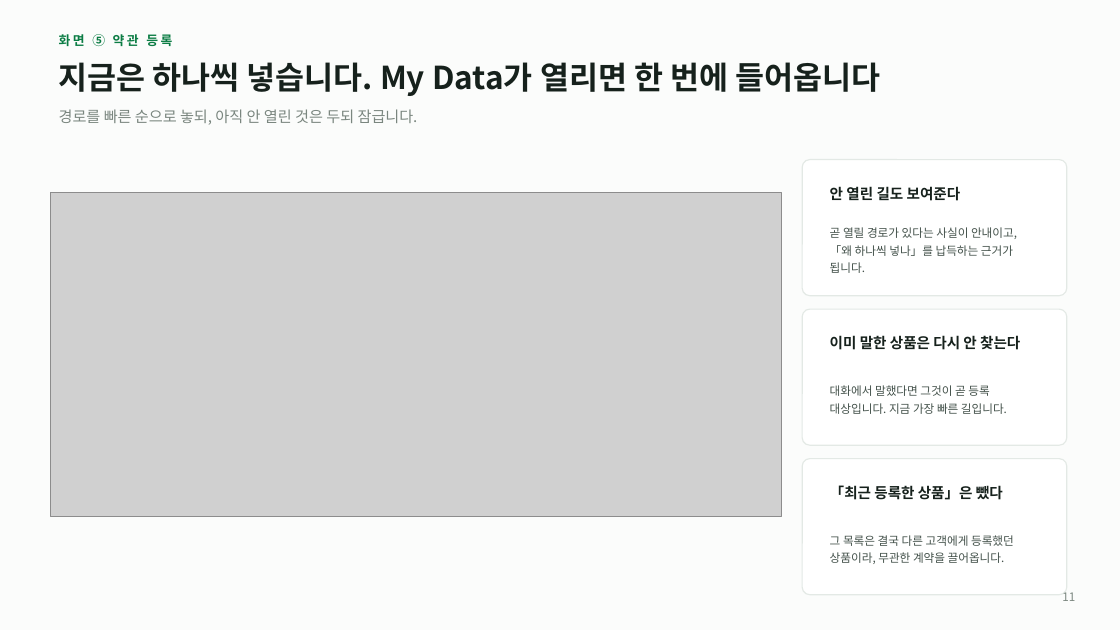
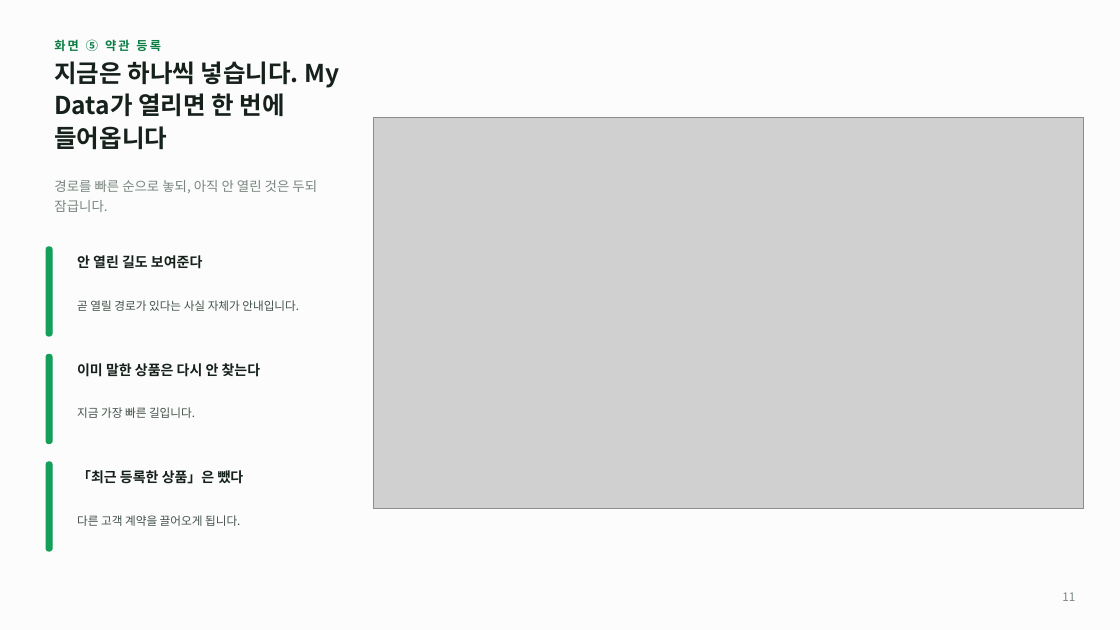
Before and after one commit to acathy870928-hash/chacha6377, a slide deck: slide 11 of docs/Insurance_AI_상담설계.pptx. Drawn at 1120x630 pixels with LibreOffice and Linux fonts; fonts in the diff are those of the drawing; grey boxes stand for pictures. Boxes give left, top, right and bottom in pixels: in the first picture for what was removed or moved away, otherwise in the second. Text is boxed around its words. In the diff, an @@ line names an element or a change of style, - is before the commit and + after.

```diff
--- a/docs/Insurance_AI_상담설계.pptx
+++ b/docs/Insurance_AI_상담설계.pptx
@@ text "지금은 하나씩 넣습니다. My Data가 ..." at (54,61,339,150): size 27 to 21 pt; line spacing 1 to 28pt @@
@@ text "화면 ⑤ 약관 등록" at (54,39,161,51): size 11 to 10.5 pt, letter spacing 2 to 1.8 pt @@
@@ picture added at (374,118,1084,508) @@
@@ text "경로를 빠른 순으로 놓되, 아직 ...": place and size @@
-text "경로를 빠른 순으로 놓되, 아직 ..." at (59,109,418,125)
+text "경로를 빠른 순으로 놓되, 아직 ..." at (54,180,317,212)
@@ text "경로를 빠른 순으로 놓되, 아직 ..." at (54,180,317,212): size 13 to 11.5 pt; line spacing 1 to 17pt @@
@@ rounded rectangle removed at (802,160,1067,296) @@
@@ picture removed at (50,192,781,517) @@
@@ text removed at (830,227,1017,273) @@
-곧 열릴 경로가 있다는 사실이 안내이고, 「왜 하나씩 넣나」를 납득하는 근거가 됩니다.
@@ rounded rectangle added at (46,247,52,336), fill #14A05A, outline #14A05A 1 pt @@
@@ text "안 열린 길도 보여준다": place and size @@
-text "안 열린 길도 보여준다" at (830,186,961,201)
+text "안 열린 길도 보여준다" at (77,255,202,269)
@@ text added at (77,300,299,311), 10 pt, text #44524B @@
+곧 열릴 경로가 있다는 사실 자체가 안내입니다.
@@ rounded rectangle removed at (802,309,1067,445) @@
@@ rounded rectangle added at (46,355,52,444), fill #14A05A, outline #14A05A 1 pt @@
@@ text "이미 말한 상품은 다시 안 ...": place and size @@
-text "이미 말한 상품은 다시 안 ..." at (830,335,1020,350)
+text "이미 말한 상품은 다시 안 ..." at (77,363,261,377)
@@ text removed at (830,385,1007,414) @@
-대화에서 말했다면 그것이 곧 등록 대상입니다. 지금 가장 빠른 길입니다.
@@ text added at (77,407,195,418), 10 pt, text #44524B @@
+지금 가장 빠른 길입니다.
@@ rounded rectangle added at (46,462,52,551), fill #14A05A, outline #14A05A 1 pt @@
@@ size 12.5 to 12 pt in 3 elements at (77,255,202,269), (77,363,261,377), (77,470,244,484) @@
@@ text "「최근 등록한 상품」은 뺐다": place and size @@
-text "「최근 등록한 상품」은 뺐다" at (830,485,1003,500)
+text "「최근 등록한 상품」은 뺐다" at (77,470,244,484)
@@ rounded rectangle removed at (802,459,1067,595) @@
@@ text added at (77,515,240,526), 10 pt, text #44524B @@
+다른 고객 계약을 끌어오게 됩니다.
@@ text removed at (830,535,1014,564) @@
-그 목록은 결국 다른 고객에게 등록했던 상품이라, 무관한 계약을 끌어옵니다.
```
Also in this commit, not shown: 6 other slides changed, 5 other files.
